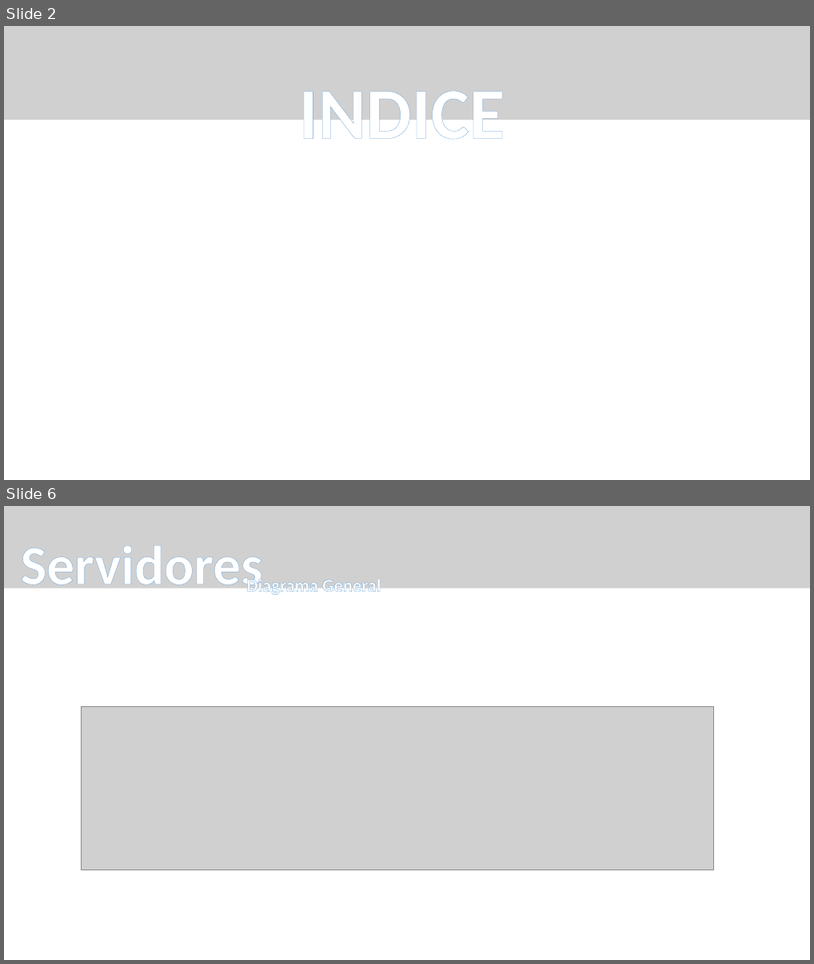
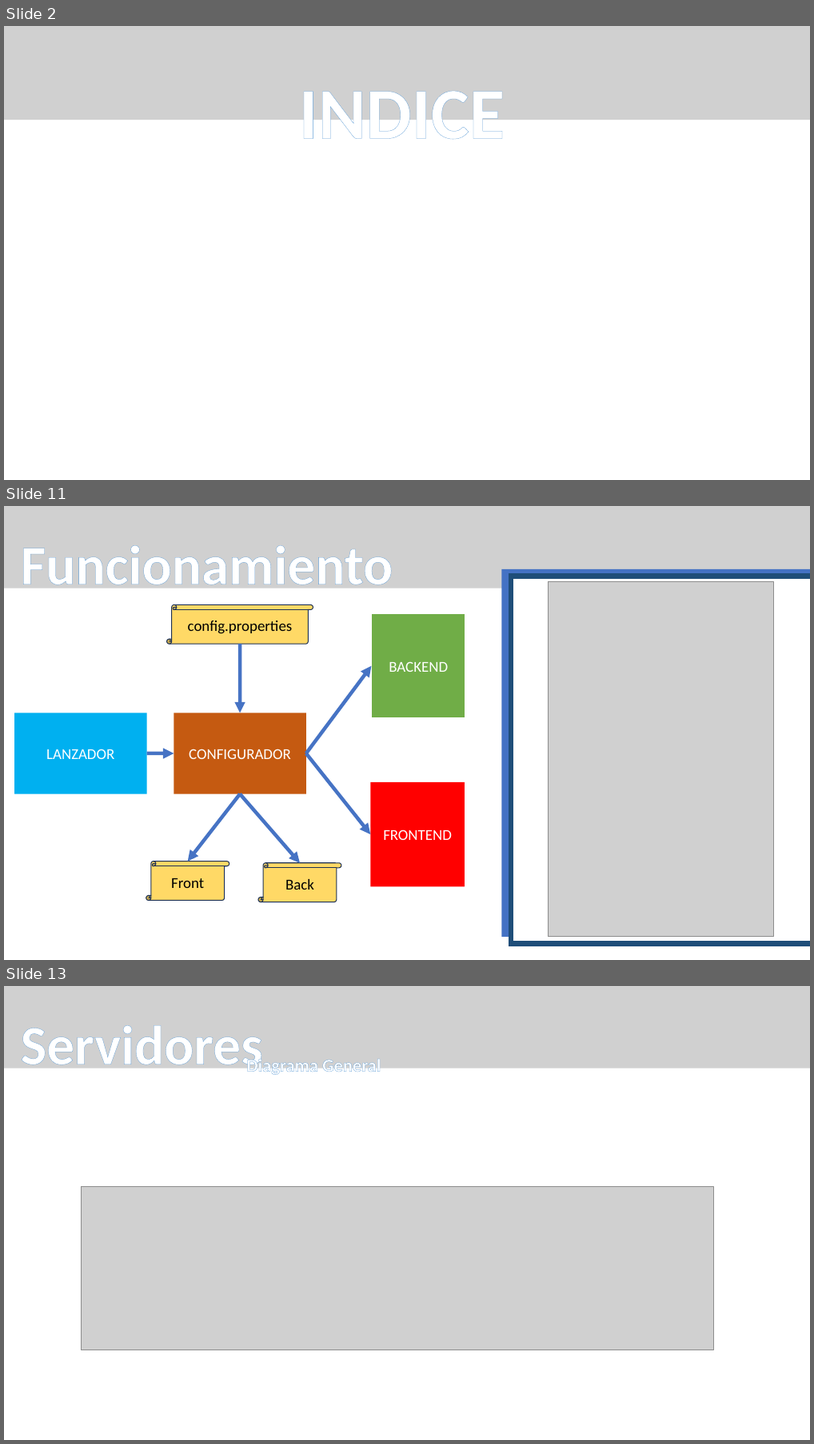
Before and after one commit to CBujeda/TFG-PROYECT-Nine_Image_Board, a slide deck: Documentation/presentación/NIB 0.1.1 - PRESENTATION .pptx. Shown one above the other, each under a label of ours: slides 2 and 6 before the commit, slides 2, 11 and 13 after it; the slides between them are not shown. The pictures are 814x964 and 814x1444 pixels, drawn with LibreOffice and Linux fonts; fonts in the diff are those of the drawing; grey boxes stand for pictures. Boxes give left, top, right and bottom in pixels: in the first picture for what was removed or moved away, otherwise in the second. Text is boxed around its words. In the diff, an @@ line names an element or a change of style, - is before the commit and + after.

```diff
--- a/Documentation/presentación/NIB 0.1.1 - PRESENTATION .pptx
+++ b/Documentation/presentación/NIB 0.1.1 - PRESENTATION .pptx
@@ slide 11 added at box(4, 506, 810, 960), background #FFFFFF @@
@@ freeform shape added at box(4, 506, 810, 582), fill #4472C4 @@
@@ picture added at box(4, 506, 810, 588) @@
@@ text added at box(21, 545, 394, 598), 66 pt, text pattern #9DC3E6 on #FFFFFF, bold @@
+Funcionamiento
@@ rectangle added at box(502, 569, 810, 936), fill #4472C4 @@
@@ rectangle added at box(511, 576, 810, 944), fill #FFFFFF, outline #1F4E79 6 pt @@
@@ picture added at box(549, 582, 774, 936) @@
@@ vertical scroll added at box(166, 604, 313, 644), fill #FFD966, outline #1E3256 1 pt, 18 pt, text #000000 @@
+config.properties
@@ rectangle added at box(372, 614, 466, 718), fill #70AD47, outline #FFFFFF 1.5 pt, 18 pt, text #FFFFFF @@
+BACKEND
@@ arrow added from (240, 644) to (240, 713), #4472C4 4.25 pt @@
@@ arrow added from (306, 753) to (372, 666), #4472C4 4.25 pt @@
@@ rectangle added at box(14, 713, 146, 794), fill #00B0F0, 18 pt, text #FFFFFF @@
+LANZADOR
@@ rectangle added at box(174, 713, 306, 794), fill #C55A11, 18 pt, text #FFFFFF @@
+CONFIGURADOR
@@ arrow added from (146, 753) to (174, 753), #4472C4 4.25 pt @@
@@ arrow added from (306, 753) to (370, 834), #4472C4 4.25 pt @@
@@ rectangle added at box(370, 782, 465, 887), fill #FF0000, 18 pt, text #FFFFFF @@
+FRONTEND
@@ arrow added from (240, 794) to (188, 861), #4472C4 4.25 pt @@
@@ arrow added from (240, 794) to (300, 863), #4472C4 4.25 pt @@
@@ vertical scroll added at box(146, 861, 230, 900), fill #FFD966, outline #1E3256 1 pt, 18 pt, text #000000 @@
+Front
@@ vertical scroll added at box(258, 863, 342, 902), fill #FFD966, outline #1E3256 1 pt, 18 pt, text #000000 @@
+Back
@@ what was slide 6 is now slide 13 @@
```
Also in this commit, not shown: 3 slides changed, 15 other slides added.
